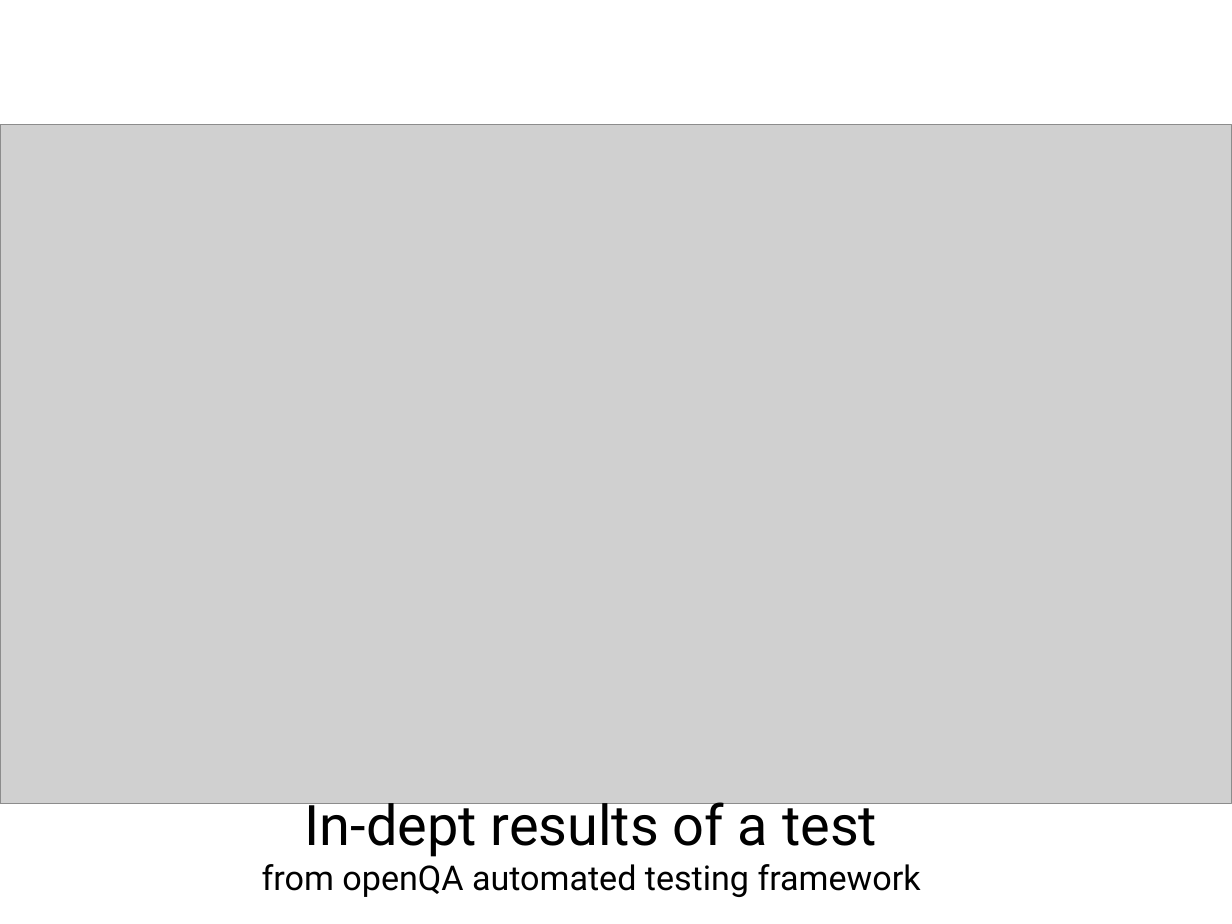
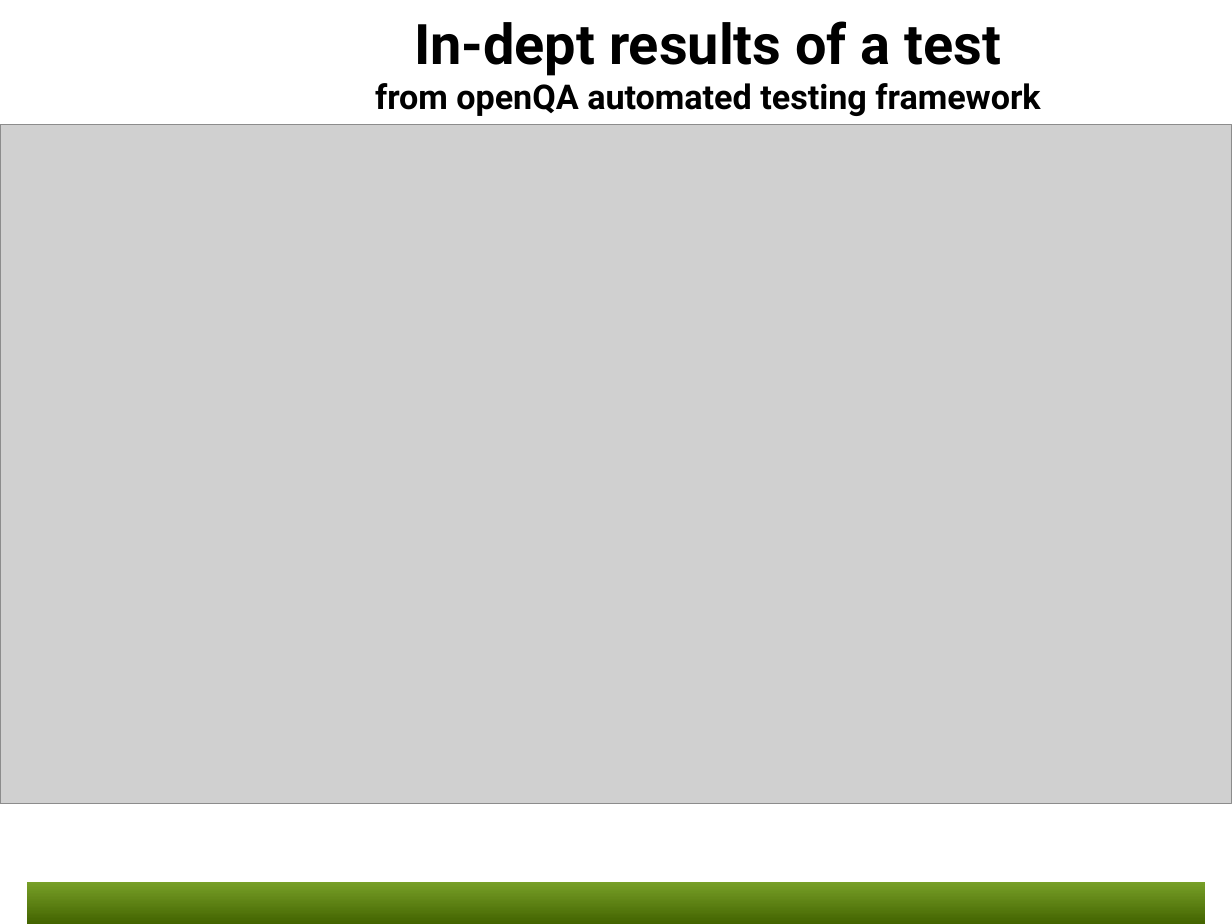
Before and after one commit to openSUSE/artwork, a slide deck: slide 5 of slides/openQA slides 5min.odp. Drawn at 1232x924 pixels with LibreOffice and Linux fonts; fonts in the diff are those of the drawing; grey boxes stand for pictures; background and template pictures are left out. Boxes give left, top, right and bottom in pixels: in the first picture for what was removed or moved away, otherwise in the second. Text is boxed around its words. In the diff, an @@ line names an element or a change of style, - is before the commit and + after.

Commit message:
update openQA slides, the projects slides and the 1-min-openSUSE slides to the new professional template. Looking good! Thanks to Ilmenthar and anditosan for their work on the templates :D

```diff
--- a/slides/openQA slides 5min.odp
+++ b/slides/openQA slides 5min.odp
@@ title "In-dept results of a test ..." moved from (x1=262, y1=794, x2=921, y2=897) to (x1=375, y1=21, x2=1040, y2=116) @@
@@ title "In-dept results of a test ..." at (x1=375, y1=21, x2=1040, y2=116): bold on @@
@@ rectangle added at (x1=27, y1=882, x2=1205, y2=924), fill gradient #436400 to #78A028 @@
```
Also in this commit, not shown: 4 other slides changed.
